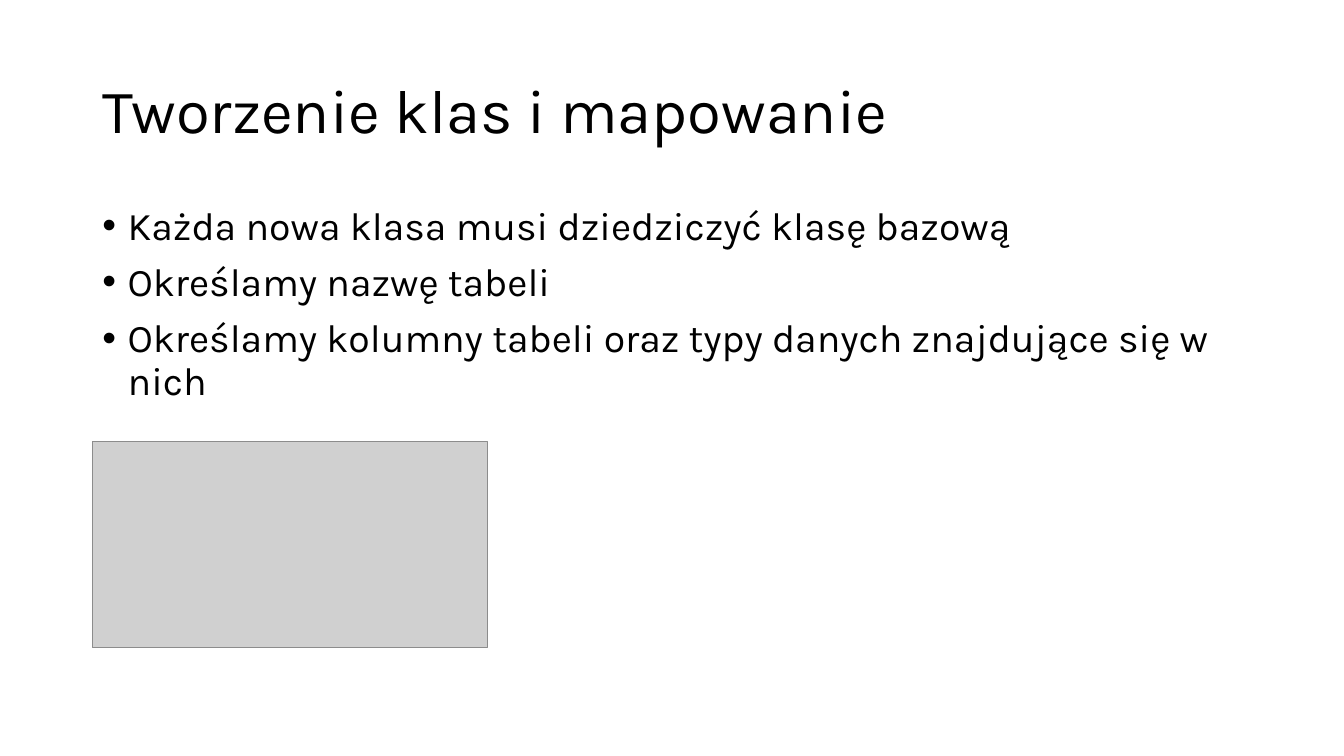
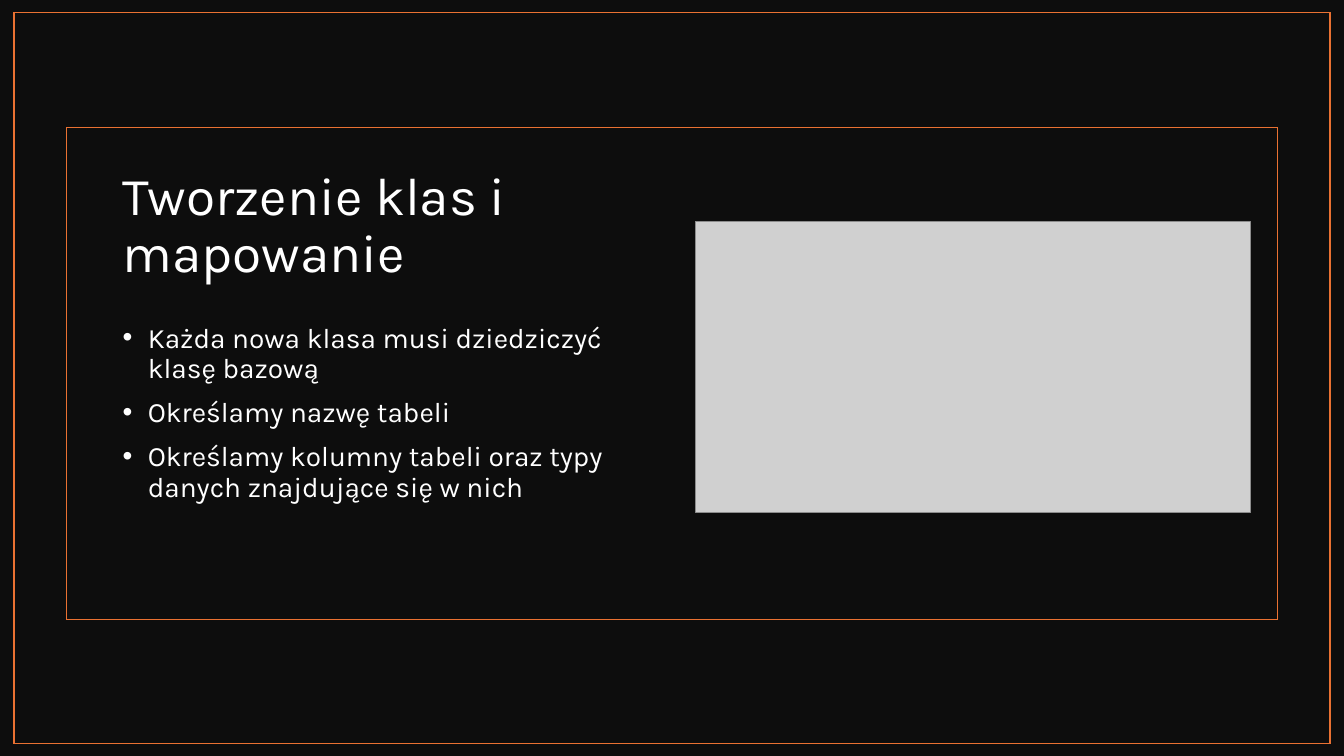
Before and after one commit to Tomusss/prezentacja, a slide deck: slide 7 of Integracja MySQL z Pythonem.pptx. Drawn at 1344x756 pixels with LibreOffice and Linux fonts; fonts in the diff are those of the drawing; grey boxes stand for pictures. Boxes give left, top, right and bottom in pixels: in the first picture for what was removed or moved away, otherwise in the second. Text is boxed around its words. In the diff, an @@ line names an element or a change of style, - is before the commit and + after.

```diff
--- a/Integracja MySQL z Pythonem.pptx
+++ b/Integracja MySQL z Pythonem.pptx
@@ rectangle added at <box>0,0,1344,756</box>, fill #0D0D0D @@
@@ rectangle added at <box>14,13,1331,744</box>, outline #E97132 1 pt @@
@@ rectangle added at <box>67,128,1278,620</box>, outline #E97132 1 pt @@
@@ title "Tworzenie klas i mapowanie": place and size @@
-title "Tworzenie klas i mapowanie" at <box>102,90,887,148</box>
+title "Tworzenie klas i mapowanie" at <box>123,178,506,285</box>
@@ title "Tworzenie klas i mapowanie" at <box>123,178,506,285</box>: size 44 to 38 pt, text colour #000000 to #FFFFFF; vertical alignment middle to bottom @@
@@ picture: place and size @@
-picture at <box>93,442,488,648</box>
+picture at <box>696,222,1251,513</box>
@@ text "Każda nowa klasa musi dziedziczyć ...": place and size @@
-text "Każda nowa klasa musi dziedziczyć ..." at <box>128,210,1208,396</box>
+text "Każda nowa klasa musi dziedziczyć ..." at <box>148,326,602,504</box>
@@ text "Każda nowa klasa musi dziedziczyć ..." at <box>148,326,602,504</box>: size 28 to 20 pt, text colour #000000 to #FFFFFF @@
```
Also in this commit, not shown: 6 other slides changed, 2 slides added, 2 other files.
